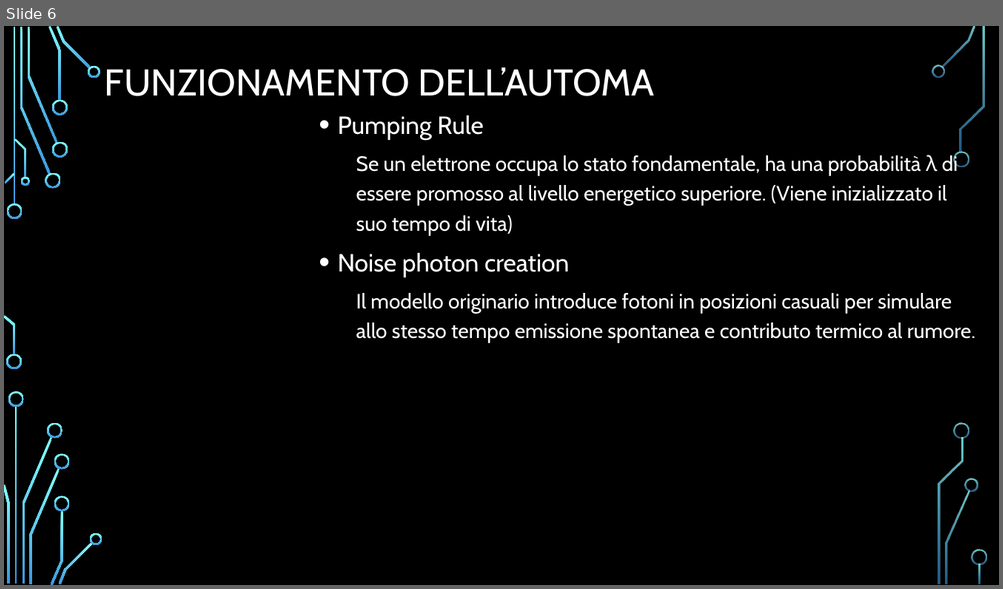
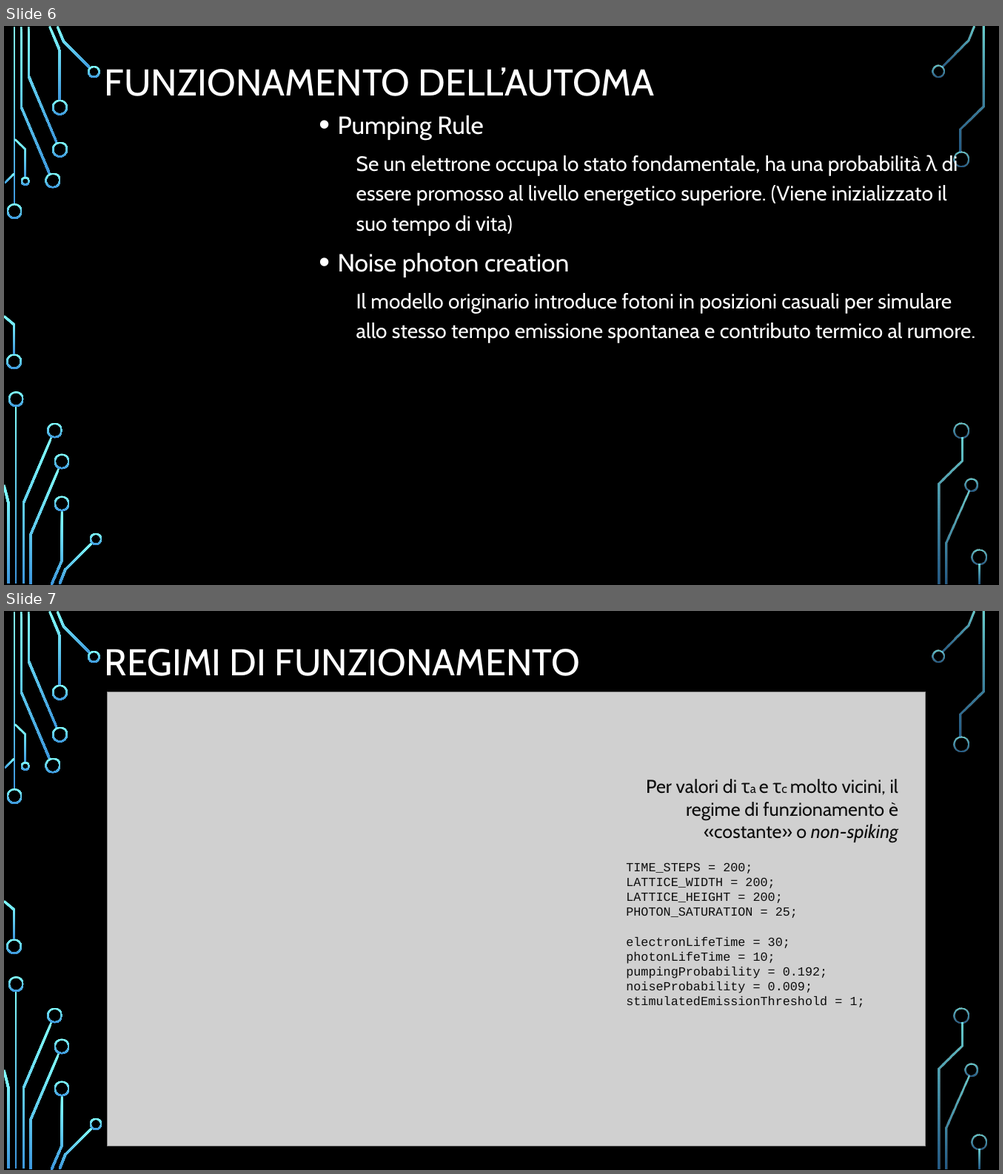
Before and after one commit to Frank01001/LASER-Dynamics-Simulation, a slide deck: Presentation/PresentazioneDispositivi.pptx. Shown one above the other, each under a label of ours: slide 6 before the commit, slides 6 and 7 after it. The pictures are 1003x589 and 1003x1174 pixels, drawn with LibreOffice and Linux fonts; fonts in the diff are those of the drawing; grey boxes stand for pictures; background and template pictures are left out. Boxes give left, top, right and bottom in pixels: in the first picture for what was removed or moved away, otherwise in the second. Text is boxed around its words. In the diff, an @@ line names an element or a change of style, - is before the commit and + after.

```diff
--- a/Presentation/PresentazioneDispositivi.pptx
+++ b/Presentation/PresentazioneDispositivi.pptx
@@ slide 7 added at (4,611,999,1170), background picture (left out); not listed: 36 template elements that a slide beside it also shows @@
@@ title added at (105,649,580,676), 36 pt, text #FFFFFF @@
+REGIMI DI FUNZIONAMENTO
@@ picture added at (108,692,925,1147) @@
@@ text added at (646,779,898,843), 18 pt, text #0D0D0D @@
+Per valori di τa e τc molto vicini, il regime di funzionamento è «costante» o non-spiking
@@ text added at (626,863,865,1008), 12 pt, text #0D0D0D @@
+TIME_STEPS = 200;
+LATTICE_WIDTH = 200;
+LATTICE_HEIGHT = 200;
+PHOTON_SATURATION = 25;
+electronLifeTime = 30;
+photonLifeTime = 10;
+pumpingProbability = 0.192;
+noiseProbability = 0.009;
+stimulatedEmissionThreshold = 1;
```
Also in this commit, not shown: 1 slide changed, 4 other slides added, 3 slides removed, 2 other files.
